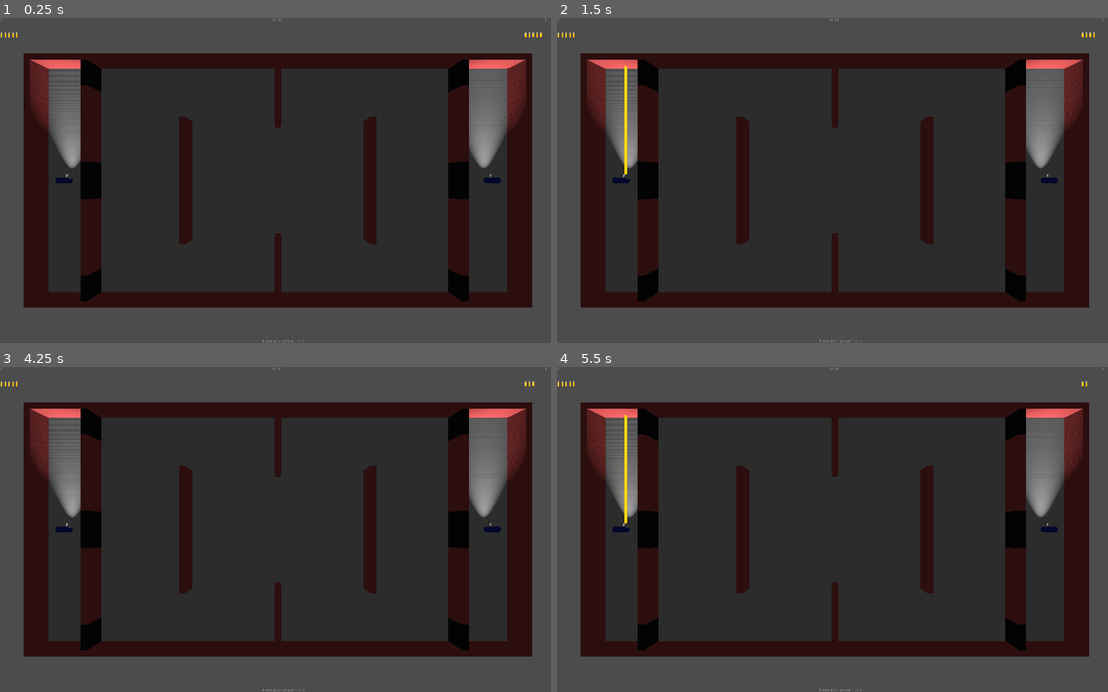
Above: before the commit, frames 1-4 (two rows, left to right).
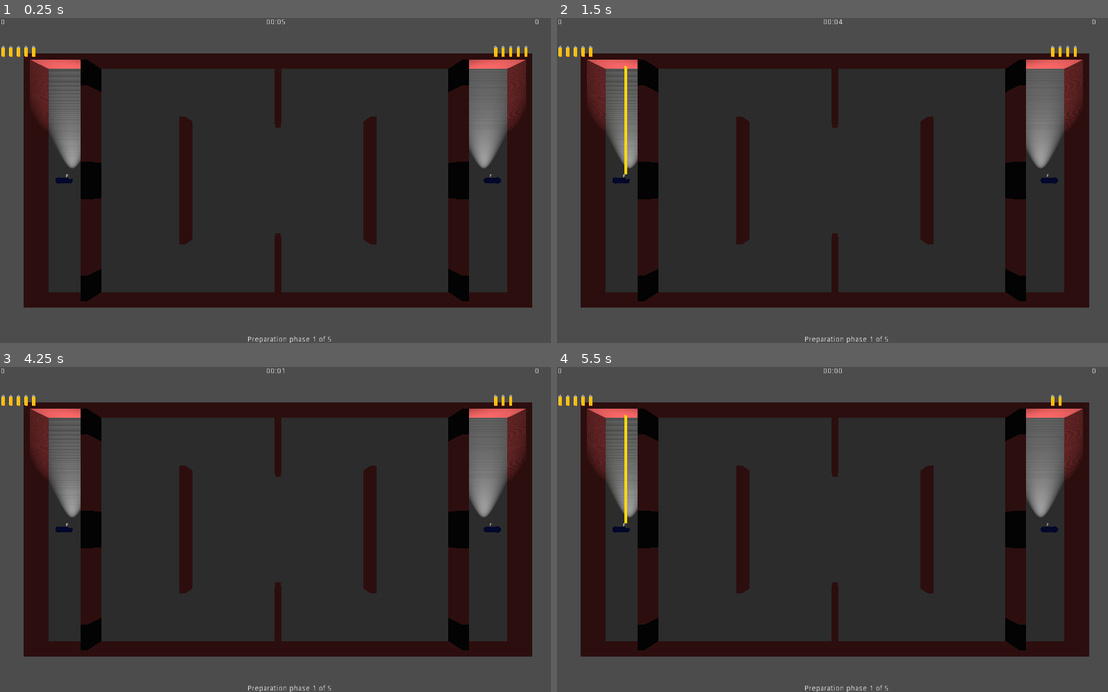
Above: after the commit, the same moments.

Repository: lizrad/fpspf
Game: Godot game, scene res://World.tscn
The game is run twice, just before and just after one commit, with the same random seed, the same clock (stepped at 60 frames per second) and the same inputs.
Inputs:
- Up to frame 1 (0.25 s): no input
- Up to frame 2 (1.5 s): tap Enter at 0.5 s; tap Space at 1.25 s
- Up to frame 3 (4.25 s): tap Enter at 2.75 s; tap Space at 3.5 s
- Up to frame 4 (5.5 s): tap Enter at 4.25 s; tap Space at 5 s

The runs differ from the first frame. In frame 1, 0.4% of the frame differs, in the area x 0-100%, y 0-100%; in frame 2, 0.4%; in frame 3, 0.3%; in frame 4, 0.3%.

Commit message:
reset to smaller screen size reload weapon (logic only, no hud yet) after cycle

Diff:
--- a/Attacking/Attacker.gd
+++ b/Attacking/Attacker.gd
@@ -13,6 +13,9 @@
 		_create_attack(attack_type, owning_player)
 
 
+func reload(attack_type) -> void:
+	_ammunition_tracker[attack_type]=attack_type.ammunition
+
 func _process(delta):
 	if _attack_deadline > 0:
 		_attack_deadline -= delta
@@ -27,7 +30,6 @@
 	elif _ammunition_tracker[attack_type]>0:
 		_ammunition_tracker[attack_type]-=1
 		emit_signal("shot_bullet")
-
 	return true
 
 
--- a/UI/HUD.tscn
+++ b/UI/HUD.tscn
@@ -55,7 +55,8 @@
 text = "0"
 
 [node name="BulletAmmo1" parent="." instance=ExtResource( 2 )]
-margin_right = -882.0
+margin_right = -1872.0
+margin_bottom = -1071.0
 
 [node name="BulletAmmo2" parent="." instance=ExtResource( 2 )]
 anchor_left = 1.0
--- a/World.gd
+++ b/World.gd
@@ -61,6 +61,8 @@
 		$LevelManager.close_doors()
 		for player_manager in $PlayerManagers.get_children():
 			player_manager.convert_active_to_ghost()
+			var attacker = player_manager.active_player.get_node("Attacker")
+			attacker.reload(player_manager.active_player.ranged_attack_type)
 	else:
 		$LevelManager.open_doors()
 
--- a/project.godot
+++ b/project.godot
@@ -53,11 +53,6 @@
 config/name="fpspf"
 run/main_scene="res://World.tscn"
 config/icon="res://icon.png"
-
-[display]
-
-window/size/width=2048
-window/size/height=1200
 
 [global]
 
